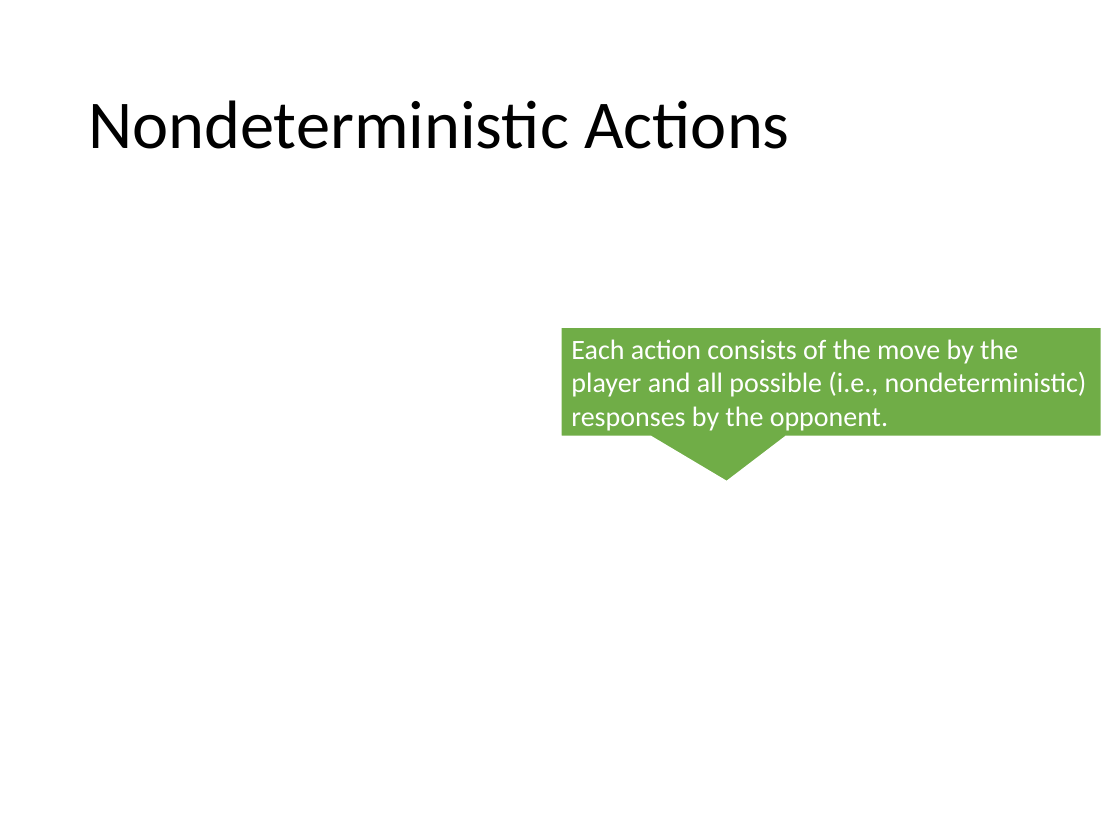
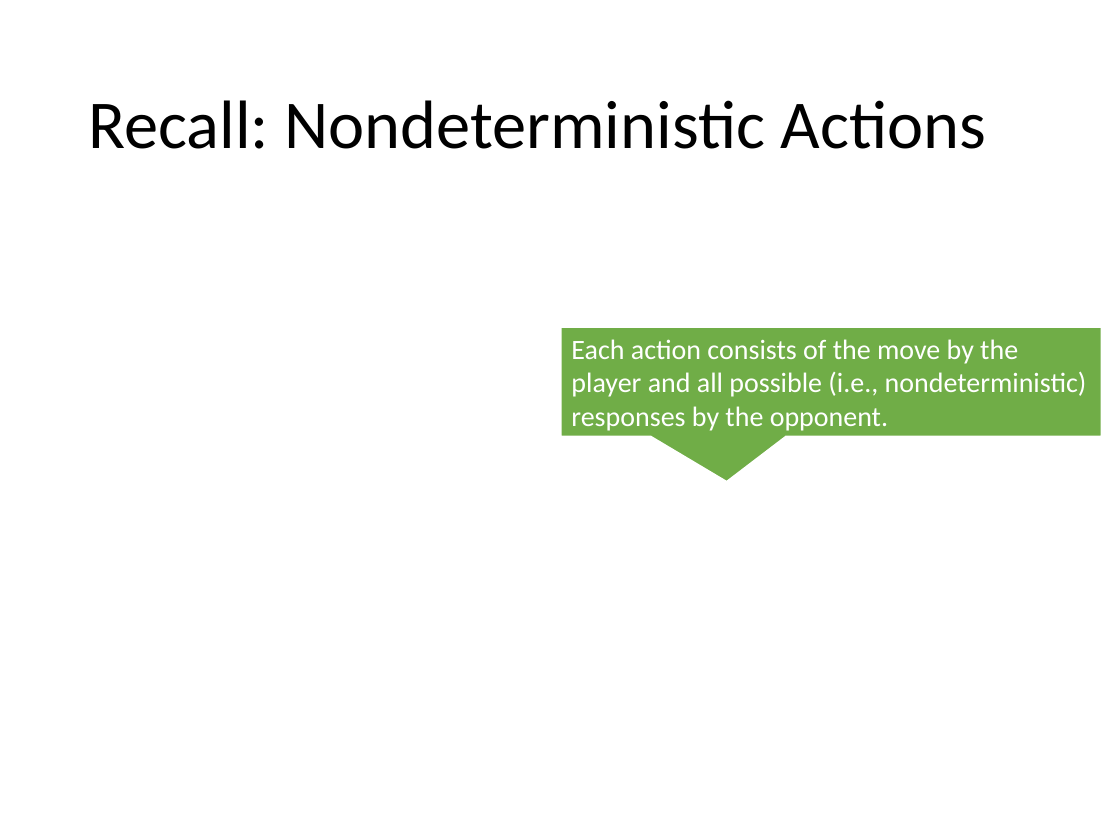
Before and after one commit to mhahsler/CS7320-AI, a slide deck: slide 9 of slides/05_games.pptx. Drawn at 1120x840 pixels with LibreOffice and Linux fonts; fonts in the diff are those of the drawing; grey boxes stand for pictures. Boxes give left, top, right and bottom in pixels: in the first picture for what was removed or moved away, otherwise in the second. Text is boxed around its words. In the diff, an @@ line names an element or a change of style, - is before the commit and + after.

```diff
--- a/slides/05_games.pptx
+++ b/slides/05_games.pptx
@@ title at (x1=88, y1=100, x2=986, y2=149): text changed @@
-Nondeterministic Actions
+Recall: Nondeterministic Actions
```
Also in this commit, not shown: 8 other slides changed, 1 other file.
